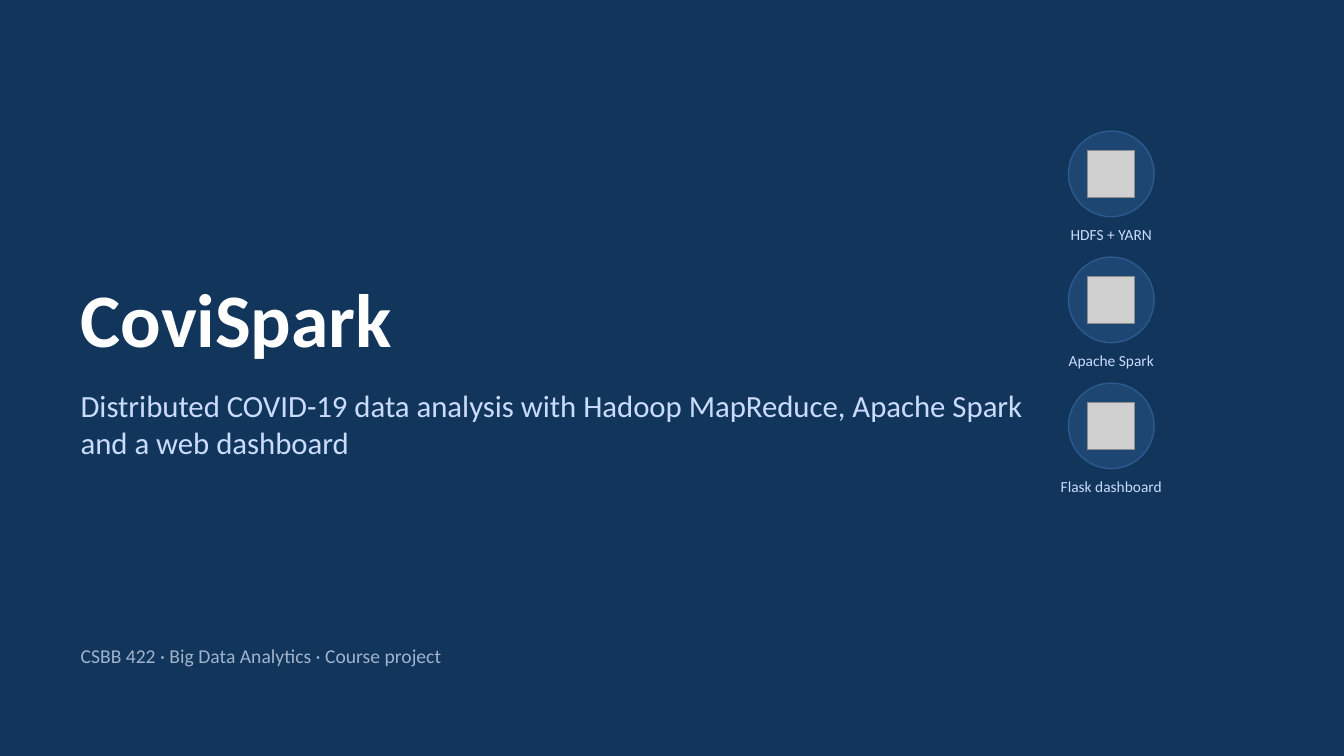
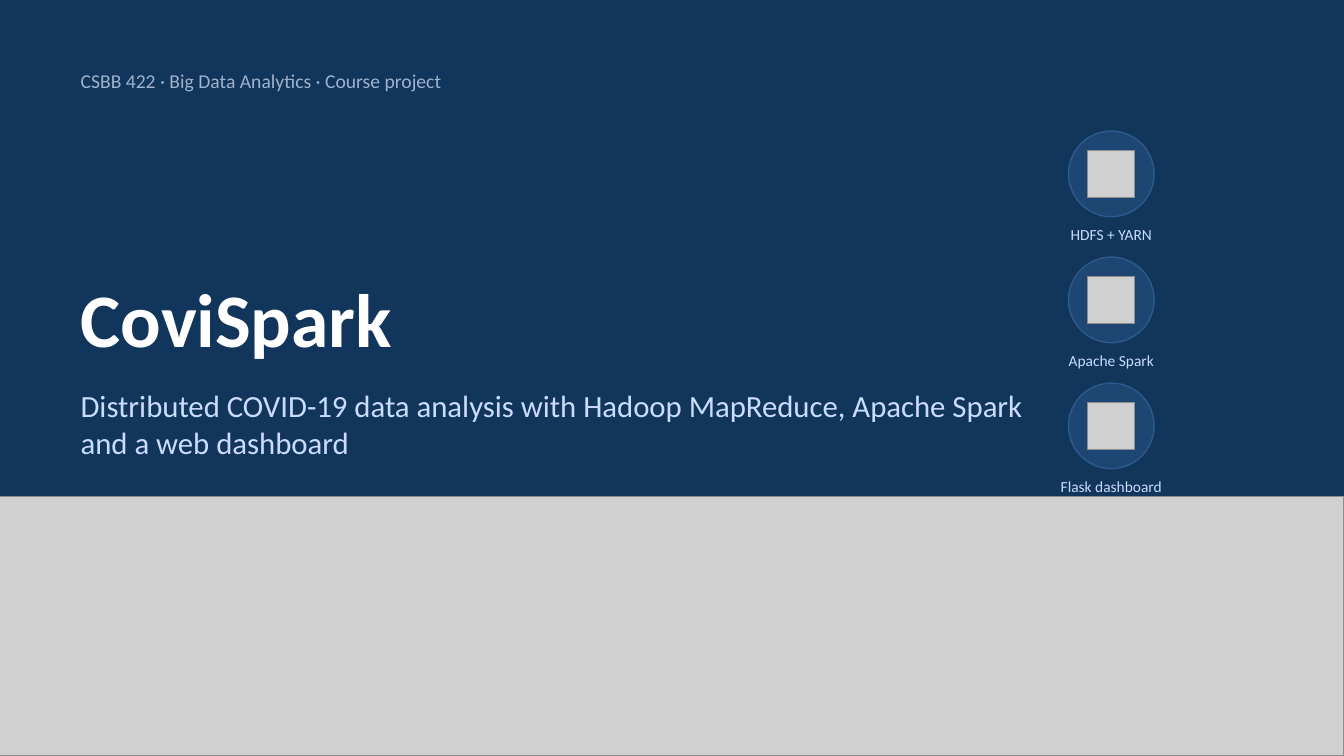
Before and after one commit to gauriiiiiiiiiiii/CoviSpark, a slide deck: slide 1 of documentation/CoviSpark_Presentation.pptx. Drawn at 1344x756 pixels with LibreOffice and Linux fonts; fonts in the diff are those of the drawing; grey boxes stand for pictures. Boxes give left, top, right and bottom in pixels: in the first picture for what was removed or moved away, otherwise in the second. Text is boxed around its words. In the diff, an @@ line names an element or a change of style, - is before the commit and + after.

```diff
--- a/documentation/CoviSpark_Presentation.pptx
+++ b/documentation/CoviSpark_Presentation.pptx
@@ text "CSBB 422 · Big Data ...": place and size @@
-text "CSBB 422 · Big Data ..." at [81, 649, 441, 667]
+text "CSBB 422 · Big Data ..." at [81, 74, 441, 92]
@@ picture added at [0, 496, 1344, 756] @@
```
Also in this commit, not shown: 7 other slides changed, 2 slides added, 1 other file.
